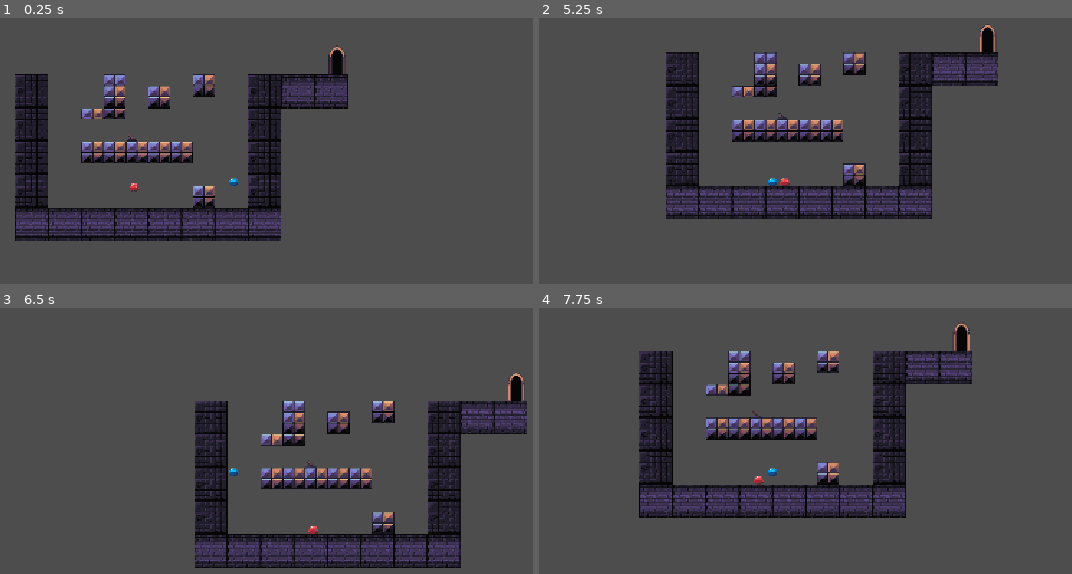
Above: before the commit, frames 1-4 (two rows, left to right).
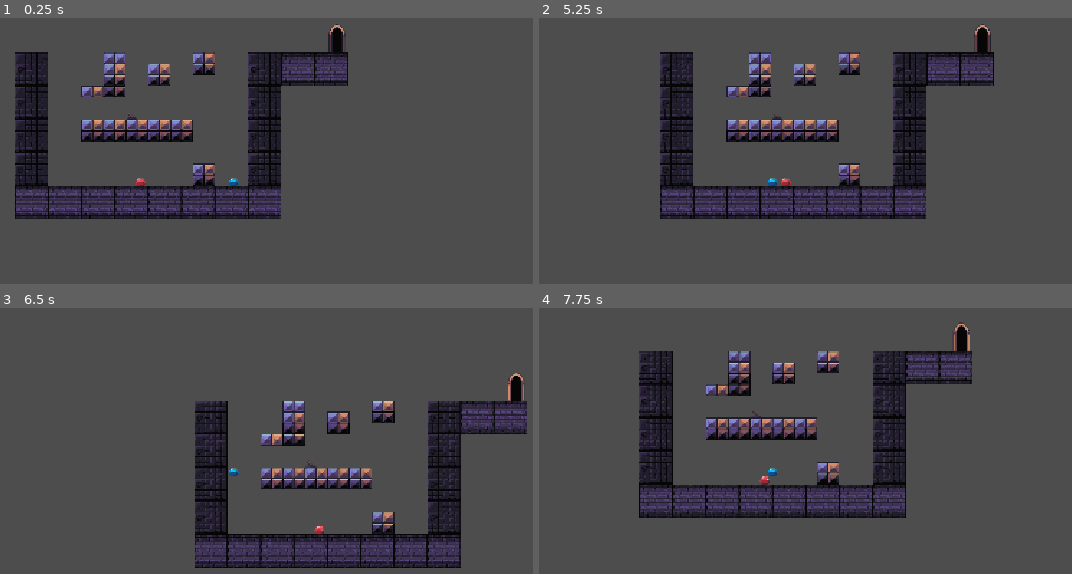
Above: after the commit, the same moments.

Repository: kyu-pitoon/bouncy-slimes
Game: Godot game, scene res://Scene1.tscn
Same seed, same stepped clock (60 frames per second), same inputs: the game is played once before the commit and once after it.
Inputs:
- Up to frame 1 (0.25 s): no input
- Up to frame 2 (5.25 s): hold D (move_right_blue) 0.53-2.03 s; tap W (jump_blue) at 0.77, 1.52, 3.02, 3.77, 4.52 s; tap Enter at 2 s; hold A (move_left_blue) 2.03-2.78 s; tap Space at 2.75 s; hold D (move_right_blue) 2.78-4.28 s; hold A (move_left_blue) 4.28-5.03 s; hold D (move_right_blue) from 5.03 s (still down)
- Up to frame 3 (6.5 s): tap Enter at 5.75 s; release D (move_right_blue) at 5.78 s; hold A (move_left_blue) from 5.78 s (still down); tap W (jump_blue) at 6.02 s
- Up to frame 4 (7.75 s): tap W (jump_blue) at 6.77, 7.52 s; tap Space at 7.25 s; release A (move_left_blue) at 7.28 s; hold D (move_right_blue) from 7.28 s (still down)

The runs differ from the first frame. In frame 1, 20% of the frame differs, in the area x 2-66%, y 2-84%; in frame 2, 8.8%; in frame 3, less than 0.1%; in frame 4, 0.6%.

Commit message:
fixed slime starting position

Diff:
--- a/Scene1.tscn
+++ b/Scene1.tscn
@@ -1614,8 +1614,9 @@
 script = ExtResource("5_ombsg")
 
 [node name="BlueSlime" type="CharacterBody2D" parent="." unique_id=2001945844]
-position = Vector2(17, -88)
+position = Vector2(17, -30)
 script = ExtResource("1_owciy")
+metadata/_edit_group_ = true
 
 [node name="AnimatedSprite2D" type="AnimatedSprite2D" parent="BlueSlime" unique_id=1411790854]
 position = Vector2(106, 31)
@@ -1628,8 +1629,9 @@
 [node name="Camera2D" type="Camera2D" parent="BlueSlime" unique_id=1864752150]
 
 [node name="RedSlime" type="CharacterBody2D" parent="." unique_id=138116000]
-position = Vector2(-126, -90)
+position = Vector2(-117, -30)
 script = ExtResource("7_5xdti")
+metadata/_edit_group_ = true
 
 [node name="AnimatedSprite2D" type="AnimatedSprite2D" parent="RedSlime" unique_id=113032126]
 position = Vector2(106, 31)
